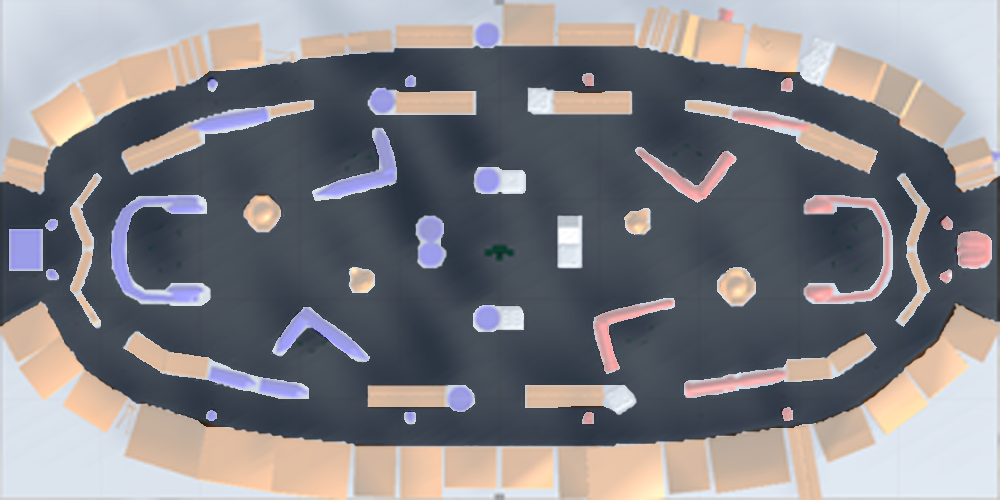
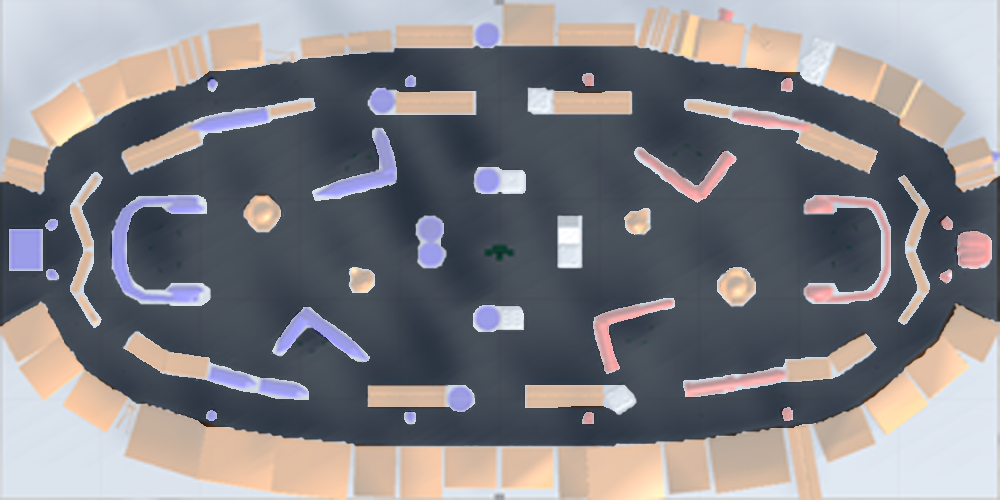
Two versions of the same layered image (1000×500). Layer-by-layer changes:
painted on "레이어 0" over [left=63, top=98, right=931, bottom=404]
